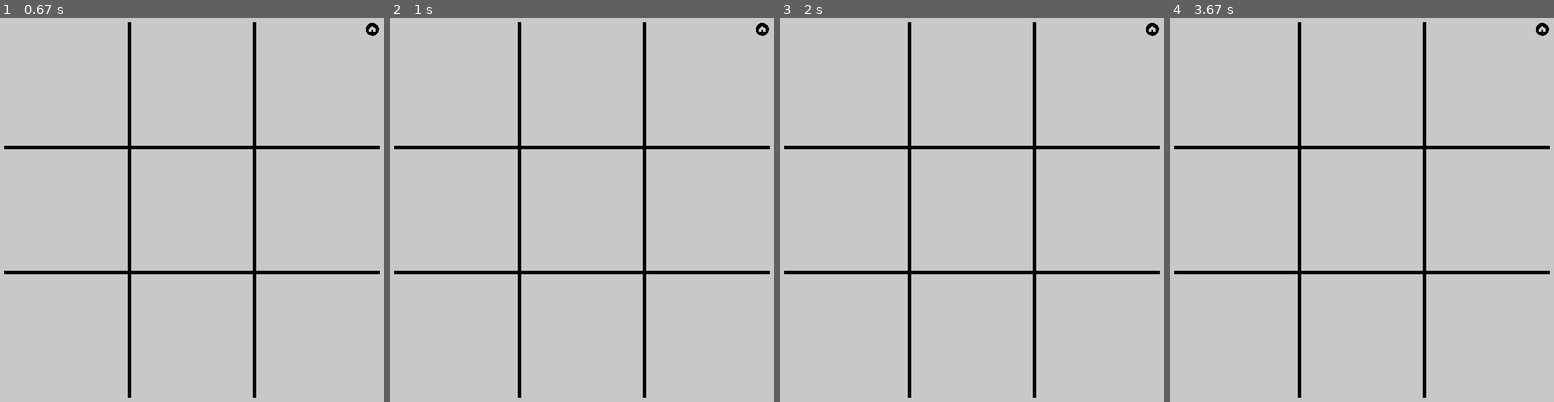
Above: before the commit, frames 1-4 (left to right).
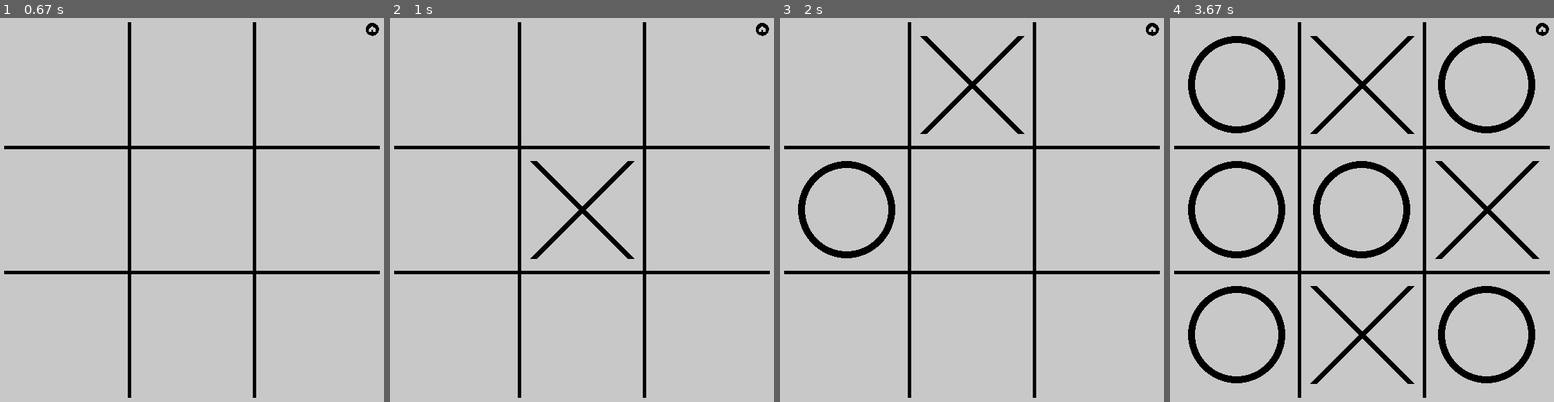
Above: after the commit, the same moments.

Repository: BBinoy06/tictactoe-pygame
Game: pygame game, started from testcode.py
Two runs of this game, one before a commit and one after it. Both use one fixed random seed, a clock stepped at 60 frames per second and the inputs below.
Inputs (mouse positions are in pixels of both pictures, inside the frame that each line leads up to):
- Up to frame 1 (0.67 s): click (192, 210) at 0.38 s
- Up to frame 2 (1 s): click (582, 236) at 0.72 s
- Up to frame 3 (2 s): click (1152, 29) at 1.05 s; click (972, 160) at 1.38 s; click (979, 71) at 1.72 s
- Up to frame 4 (3.67 s): click (1342, 317) at 2.05 s; click (1346, 137) at 2.38 s; click (1304, 121) at 2.72 s; click (1469, 175) at 3.05 s; click (1492, 198) at 3.38 s

Frame 1 is identical in both runs. In frame 2, 0.9% of the frame differs, in the area x 36-64%, y 37-63%; in frame 3, 2.2%; in frame 4, 11%, in the area x 4-97%, y 4-96%.

Commit message:
switches turns and places random moves... check_win function yet to do

Diff:
--- a/main.py
+++ b/main.py
@@ -1,5 +1,6 @@
 import pygame
 import sys
+import random
 
 pygame.init()
 
@@ -10,6 +11,10 @@
 screen = pygame.display.set_mode((WINDOW_SIZE, WINDOW_SIZE))
 pygame.display.set_caption("Tic Tac Toe")
 running = True
+
+board = [[" " for _ in range(3)] for _ in range(3)]
+current_player = "X"
+
 
 # images
 easy_img = pygame.image.load("EasyBtn.png").convert_alpha()
@@ -48,7 +53,7 @@
             if event.type == pygame.QUIT:
                 pygame.quit()
                 sys.exit()
-            if event.type == pygame.MOUSEBUTTONDOWN and event.button == 1:  # Left click
+            if event.type == pygame.MOUSEBUTTONDOWN and event.button == 1:
                 if easy_rect.collidepoint(event.pos):
                     return "easy"
                 elif hard_rect.collidepoint(event.pos):
@@ -63,6 +68,46 @@
         pygame.draw.line(screen, BLACK, (xboard, yboard + i * CELL_SIZE), (xboard + BOARD_SIZE, yboard + i * CELL_SIZE), 5)
         pygame.draw.line(screen, BLACK, (xboard + i * CELL_SIZE, yboard), (xboard + i * CELL_SIZE, yboard + BOARD_SIZE), 5)
 
+def draw_mark(board):
+    if current_screen == "grid":
+        for r in range(3):
+            for c in range(3):
+                if board[r][c] == "X":
+                    pygame.draw.line(screen, BLACK,
+                        (xboard + c*CELL_SIZE + 20, yboard + r*CELL_SIZE + 20),
+                        (xboard + (c+1)*CELL_SIZE - 20, yboard + (r+1)*CELL_SIZE - 20), 10)
+                    pygame.draw.line(screen, BLACK,
+                        (xboard + (c+1)*CELL_SIZE - 20, yboard + r*CELL_SIZE + 20),
+                        (xboard + c*CELL_SIZE + 20, yboard + (r+1)*CELL_SIZE - 20), 10)
+                elif board[r][c] == "O":
+                    pygame.draw.circle(screen, BLACK,
+                        (xboard + c*CELL_SIZE + CELL_SIZE//2, yboard + r*CELL_SIZE + CELL_SIZE//2),
+                        CELL_SIZE//2 - 20, 10)
+
+def computer_move(difficulty):
+    empty_cells = [(r, c) for r in range(3) for c in range(3) if board[r][c] == " "]
+    if difficulty == "easy":
+        if empty_cells:
+            row, col = random.choice(empty_cells)
+            board[row][col] = "O"
+
+    if difficulty == "hard":
+        for (r, c) in empty_cells:
+                board[r][c] = mark
+                if check_win() == mark:
+                    board.grid[r][c] = " "
+                    return r, c
+                board.grid[r][c] = " "
+
+def switch_turn(turn):
+    if turn == "player":
+        return "computer"
+    else:
+        return "player"
+
+
+
+
 current_screen = "menu"
 difficulty = None
 
@@ -74,19 +119,33 @@
         print("User selected:", difficulty)
         current_screen = "grid"
 
+        board = [[" " for _ in range(3)] for _ in range(3)]
+        current_player = "X"
+
     elif current_screen == "grid":
         drawGrid()
+        draw_mark(board)
         screen.blit(home_img, home_rect)
 
         for event in pygame.event.get():
             if event.type == pygame.QUIT:
                 pygame.quit()
                 sys.exit()
-            if event.type == pygame.MOUSEBUTTONDOWN and event.button == 1:
+
+            if event.type ==pygame.MOUSEBUTTONDOWN and event.button == 1:
                 if home_rect.collidepoint(event.pos):
                     current_screen = "menu"
-
-    pygame.display.flip()
+                else:
+                    x, y = event.pos
+                    col = (x - xboard) // CELL_SIZE
+                    row =(y - yboard)// CELL_SIZE
+                    if 0 <=row < 3 and 0 <= col < 3:
+                        if board[row][col] == " " and current_player == "X":
+                            board[row][col] = "X"
+                            current_player = "O"
 
 
-pygame.quit()
+                if difficulty == "easy":
+                    computer_move(difficulty)
+                    current_player = "X"
+    pygame.display.flip()
